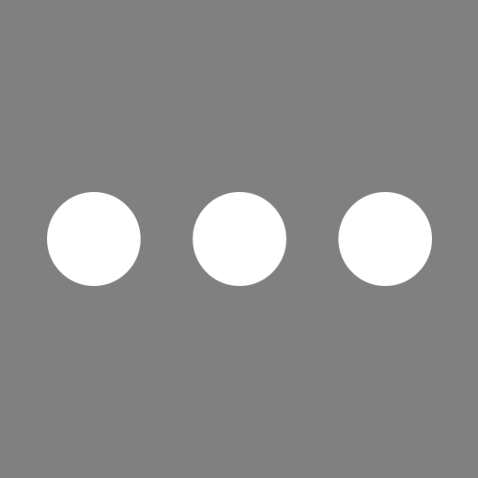
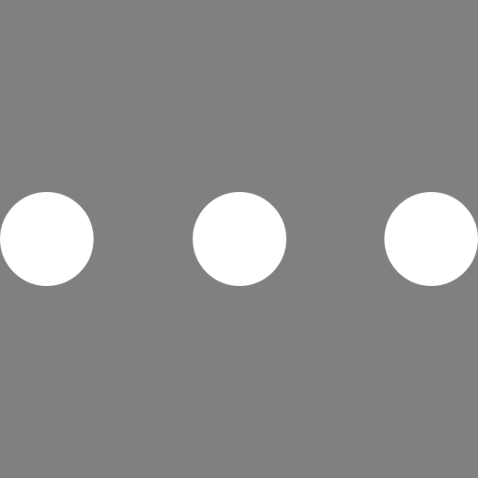
Comparing the layer stacks of the two 478 x 478 images. Changes:
painted on "Layer 1" over [0, 192, 478, 286]
